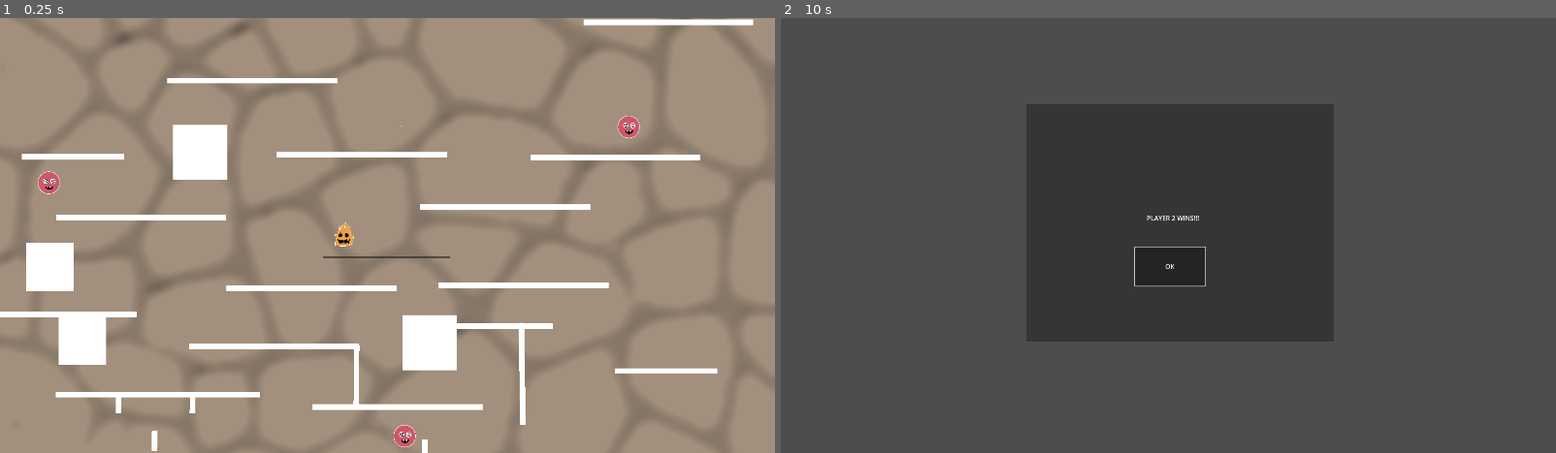
Above: before the commit, frames 1-2 (left to right).
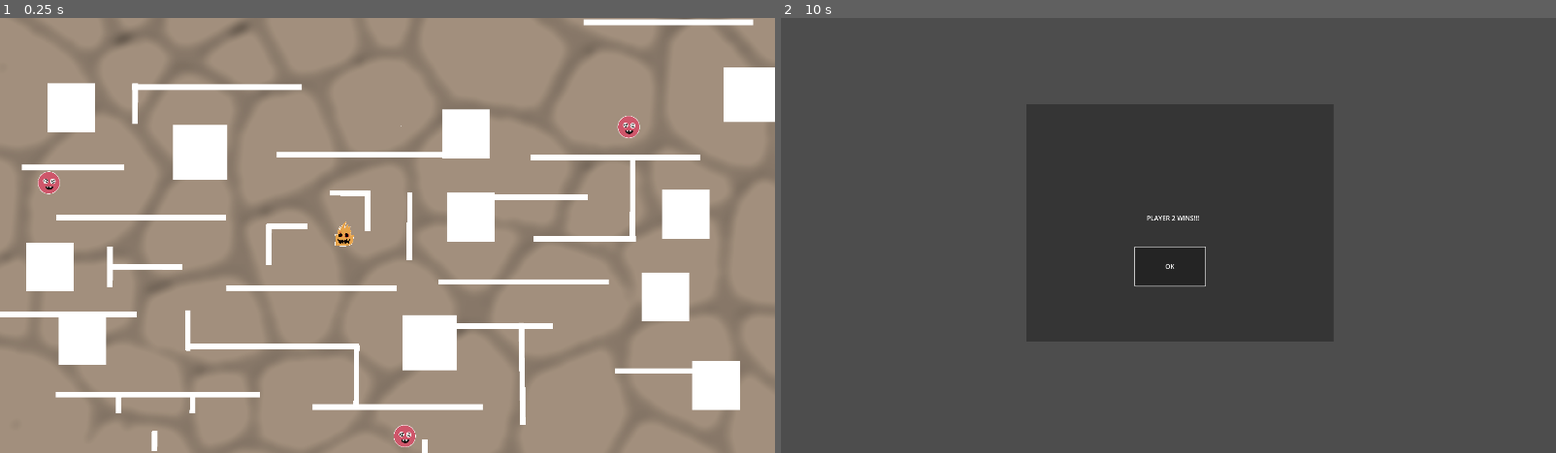
Above: after the commit, the same moments.

Repository: s-france/GGJ2024GoombaGame
Game: Godot game, scene res://scene2D.tscn
Same seed, same stepped clock (60 frames per second), same inputs: the game is played once before the commit and once after it. This scene is started directly instead of the project's main scene.
Inputs:
- Up to frame 1 (0.25 s): no input
- Up to frame 2 (10 s): tap Enter at 0.5, 2, 3.5 s; tap Space at 1.25, 2.75, 4.25 s

The runs differ from the first frame. In frame 1, 7.7% of the frame differs, in the area x 2-100%, y 11-91%; in frame 2, nothing differs.

Commit message:
level geometry

Diff:
--- a/GoombaGame/menu.tscn
+++ b/GoombaGame/menu.tscn
@@ -22,7 +22,7 @@
 position = Vector2(120, 16)
 scale = Vector2(-629.792, 23631.6)
 anchor_mode = 0
-zoom = Vector2(3.2, 3.2)
+zoom = Vector2(1.85, 1.85)
 
 [node name="Background" type="Sprite2D" parent="."]
 position = Vector2(608, 344)
@@ -96,8 +96,11 @@
 offset_top = 243.0
 offset_right = 358.0
 offset_bottom = 269.0
-text = "INSTRUCTIONS WILL BE HERE
-"
+text = "Player 1: Catch all of the Minions!
+Player 2: Evade player 1!
+
+L Stick: move
+L/R (P2):  switch characters"
 
 [node name="back" type="Button" parent="Instructions"]
 layout_mode = 0
--- a/GoombaGame/project.godot
+++ b/GoombaGame/project.godot
@@ -34,7 +34,6 @@
 
 window/size/viewport_width=1920
 window/size/viewport_height=1080
-window/size/mode=3
 window/size/initial_position_type=0
 
 [input]
--- a/GoombaGame/scene2D.tscn
+++ b/GoombaGame/scene2D.tscn
@@ -8,9 +8,6 @@
 [ext_resource type="AudioStream" uid="uid://0x0lrql8w2pk" path="res://TaggleTog2.wav" id="5_kawy7"]
 [ext_resource type="Script" path="res://Music.gd" id="6_x23r3"]
 
-[sub_resource type="RectangleShape2D" id="RectangleShape2D_8oryc"]
-size = Vector2(1262, 17)
-
 [sub_resource type="RectangleShape2D" id="RectangleShape2D_ivxac"]
 size = Vector2(186, 2685)
 
@@ -24,19 +21,6 @@
 position = Vector2(111, 25)
 scale = Vector2(4.64648, 4.41129)
 texture = ExtResource("2_vrev5")
-
-[node name="Platform" type="Panel" parent="."]
-offset_left = -633.0
-offset_top = 213.0
-offset_right = 622.0
-offset_bottom = 229.0
-
-[node name="StaticBody2D" type="StaticBody2D" parent="."]
-position = Vector2(-418, 213)
-
-[node name="CollisionShape2D" type="CollisionShape2D" parent="StaticBody2D"]
-position = Vector2(412, 7.5)
-shape = SubResource("RectangleShape2D_8oryc")
 
 [node name="Player" parent="." instance=ExtResource("1_f73e4")]
 position = Vector2(-425, 6)
@@ -118,6 +102,22 @@
 offset_right = 2872.0
 offset_bottom = -215.0
 
+[node name="StaticBody2D43" type="StaticBody2D" parent="."]
+position = Vector2(740, 282)
+scale = Vector2(0.599998, 1)
+
+[node name="CollisionShape2D" type="CollisionShape2D" parent="StaticBody2D43"]
+position = Vector2(2031, -244)
+scale = Vector2(0.360001, 0.559999)
+shape = SubResource("RectangleShape2D_b7m48")
+debug_color = Color(0, 0.6, 0.701961, 0.419608)
+
+[node name="ColorRect" type="ColorRect" parent="StaticBody2D43"]
+offset_left = 1187.0
+offset_top = -270.0
+offset_right = 2872.0
+offset_bottom = -215.0
+
 [node name="StaticBody2D28" type="StaticBody2D" parent="."]
 position = Vector2(-0.999878, 2481)
 scale = Vector2(0.599998, 1)
@@ -217,7 +217,8 @@
 offset_bottom = -215.0
 
 [node name="StaticBody2D8" type="StaticBody2D" parent="."]
-position = Vector2(-859, -33)
+position = Vector2(382, -134)
+scale = Vector2(0.559998, 1)
 
 [node name="CollisionShape2D" type="CollisionShape2D" parent="StaticBody2D8"]
 position = Vector2(2031, -244)
@@ -226,6 +227,40 @@
 debug_color = Color(0, 0.6, 0.701961, 0.419608)
 
 [node name="ColorRect" type="ColorRect" parent="StaticBody2D8"]
+offset_left = 1187.0
+offset_top = -270.0
+offset_right = 2872.0
+offset_bottom = -215.0
+
+[node name="StaticBody2D40" type="StaticBody2D" parent="."]
+position = Vector2(-16, -897)
+rotation = 1.57581
+scale = Vector2(0.399399, 1)
+
+[node name="CollisionShape2D" type="CollisionShape2D" parent="StaticBody2D40"]
+position = Vector2(2031, -244)
+scale = Vector2(0.360001, 0.559999)
+shape = SubResource("RectangleShape2D_b7m48")
+debug_color = Color(0, 0.6, 0.701961, 0.419608)
+
+[node name="ColorRect" type="ColorRect" parent="StaticBody2D40"]
+offset_left = 1187.0
+offset_top = -270.0
+offset_right = 2872.0
+offset_bottom = -215.0
+
+[node name="StaticBody2D42" type="StaticBody2D" parent="."]
+position = Vector2(2195, -1330)
+rotation = 1.57581
+scale = Vector2(0.479598, 1)
+
+[node name="CollisionShape2D" type="CollisionShape2D" parent="StaticBody2D42"]
+position = Vector2(2031, -244)
+scale = Vector2(0.360001, 0.559999)
+shape = SubResource("RectangleShape2D_b7m48")
+debug_color = Color(0, 0.6, 0.701961, 0.419608)
+
+[node name="ColorRect" type="ColorRect" parent="StaticBody2D42"]
 offset_left = 1187.0
 offset_top = -270.0
 offset_right = 2872.0
@@ -242,9 +277,9 @@
 
 [node name="ColorRect" type="ColorRect" parent="StaticBody2D9"]
 offset_left = 1187.0
-offset_top = -270.0
-offset_right = 2872.0
-offset_bottom = -215.0
+offset_top = -306.0
+offset_right = 2872.0
+offset_bottom = -251.0
 
 [node name="StaticBody2D10" type="StaticBody2D" parent="."]
 position = Vector2(233, -528)
@@ -400,6 +435,142 @@
 debug_color = Color(0, 0.6, 0.701961, 0.419608)
 
 [node name="ColorRect" type="ColorRect" parent="StaticBody2D17"]
+offset_left = 1187.0
+offset_top = -270.0
+offset_right = 2872.0
+offset_bottom = -215.0
+
+[node name="StaticBody2D34" type="StaticBody2D" parent="."]
+position = Vector2(-2987, -171)
+rotation = 1.5761
+scale = Vector2(0.239374, 1)
+
+[node name="CollisionShape2D" type="CollisionShape2D" parent="StaticBody2D34"]
+position = Vector2(2031, -244)
+scale = Vector2(0.360001, 0.559999)
+shape = SubResource("RectangleShape2D_b7m48")
+debug_color = Color(0, 0.6, 0.701961, 0.419608)
+
+[node name="ColorRect" type="ColorRect" parent="StaticBody2D34"]
+offset_left = 1187.0
+offset_top = -270.0
+offset_right = 2872.0
+offset_bottom = -215.0
+
+[node name="StaticBody2D36" type="StaticBody2D" parent="."]
+position = Vector2(-1413, -386)
+rotation = 1.5761
+scale = Vector2(0.239374, 1)
+
+[node name="CollisionShape2D" type="CollisionShape2D" parent="StaticBody2D36"]
+position = Vector2(2031, -244)
+scale = Vector2(0.360001, 0.559999)
+shape = SubResource("RectangleShape2D_b7m48")
+debug_color = Color(0, 0.6, 0.701961, 0.419608)
+
+[node name="ColorRect" type="ColorRect" parent="StaticBody2D36"]
+offset_left = 1187.0
+offset_top = -270.0
+offset_right = 2872.0
+offset_bottom = -215.0
+
+[node name="StaticBody2D45" type="StaticBody2D" parent="."]
+position = Vector2(-2738, -1792)
+rotation = 1.5761
+scale = Vector2(0.239374, 1)
+
+[node name="CollisionShape2D" type="CollisionShape2D" parent="StaticBody2D45"]
+position = Vector2(2031, -244)
+scale = Vector2(0.360001, 0.559999)
+shape = SubResource("RectangleShape2D_b7m48")
+debug_color = Color(0, 0.6, 0.701961, 0.419608)
+
+[node name="ColorRect" type="ColorRect" parent="StaticBody2D45"]
+offset_left = 1187.0
+offset_top = -270.0
+offset_right = 2872.0
+offset_bottom = -215.0
+
+[node name="StaticBody2D44" type="StaticBody2D" parent="."]
+position = Vector2(-2216, 461)
+rotation = 1.5761
+scale = Vector2(0.239374, 1)
+
+[node name="CollisionShape2D" type="CollisionShape2D" parent="StaticBody2D44"]
+position = Vector2(2031, -244)
+scale = Vector2(0.360001, 0.559999)
+shape = SubResource("RectangleShape2D_b7m48")
+debug_color = Color(0, 0.6, 0.701961, 0.419608)
+
+[node name="ColorRect" type="ColorRect" parent="StaticBody2D44"]
+offset_left = 1187.0
+offset_top = -270.0
+offset_right = 2872.0
+offset_bottom = -215.0
+
+[node name="StaticBody2D39" type="StaticBody2D" parent="."]
+position = Vector2(-435, -722)
+rotation = 1.5761
+scale = Vector2(0.239374, 1)
+
+[node name="CollisionShape2D" type="CollisionShape2D" parent="StaticBody2D39"]
+position = Vector2(2031, -244)
+scale = Vector2(0.360001, 0.559999)
+shape = SubResource("RectangleShape2D_b7m48")
+debug_color = Color(0, 0.6, 0.701961, 0.419608)
+
+[node name="ColorRect" type="ColorRect" parent="StaticBody2D39"]
+offset_left = 1187.0
+offset_top = -270.0
+offset_right = 2872.0
+offset_bottom = -215.0
+
+[node name="StaticBody2D35" type="StaticBody2D" parent="."]
+position = Vector2(-3297, 554)
+rotation = 0.0076375
+scale = Vector2(0.440895, 1)
+
+[node name="CollisionShape2D" type="CollisionShape2D" parent="StaticBody2D35"]
+position = Vector2(2031, -244)
+scale = Vector2(0.360001, 0.559999)
+shape = SubResource("RectangleShape2D_b7m48")
+debug_color = Color(0, 0.6, 0.701961, 0.419608)
+
+[node name="ColorRect" type="ColorRect" parent="StaticBody2D35"]
+offset_left = 1187.0
+offset_top = -270.0
+offset_right = 2872.0
+offset_bottom = -215.0
+
+[node name="StaticBody2D37" type="StaticBody2D" parent="."]
+position = Vector2(-1481, 152)
+rotation = 0.0076375
+scale = Vector2(0.239374, 1)
+
+[node name="CollisionShape2D" type="CollisionShape2D" parent="StaticBody2D37"]
+position = Vector2(2031, -244)
+scale = Vector2(0.360001, 0.559999)
+shape = SubResource("RectangleShape2D_b7m48")
+debug_color = Color(0, 0.6, 0.701961, 0.419608)
+
+[node name="ColorRect" type="ColorRect" parent="StaticBody2D37"]
+offset_left = 1187.0
+offset_top = -270.0
+offset_right = 2872.0
+offset_bottom = -215.0
+
+[node name="StaticBody2D38" type="StaticBody2D" parent="."]
+position = Vector2(-852, -176)
+rotation = 0.0076375
+scale = Vector2(0.239374, 1)
+
+[node name="CollisionShape2D" type="CollisionShape2D" parent="StaticBody2D38"]
+position = Vector2(2031, -244)
+scale = Vector2(0.360001, 0.559999)
+shape = SubResource("RectangleShape2D_b7m48")
+debug_color = Color(0, 0.6, 0.701961, 0.419608)
+
+[node name="ColorRect" type="ColorRect" parent="StaticBody2D38"]
 offset_left = 1187.0
 offset_top = -270.0
 offset_right = 2872.0
@@ -495,6 +666,102 @@
 offset_right = 2872.5
 offset_bottom = -216.964
 
+[node name="StaticBody2D46" type="StaticBody2D" parent="."]
+position = Vector2(-3699, 897)
+scale = Vector2(0.280001, 8.84)
+
+[node name="CollisionShape2D" type="CollisionShape2D" parent="StaticBody2D46"]
+position = Vector2(2031, -244)
+scale = Vector2(0.360001, 0.559999)
+shape = SubResource("RectangleShape2D_b7m48")
+debug_color = Color(0, 0.6, 0.701961, 0.419608)
+
+[node name="ColorRect" type="ColorRect" parent="StaticBody2D46"]
+offset_left = 1187.5
+offset_top = -271.964
+offset_right = 2872.5
+offset_bottom = -216.964
+
+[node name="StaticBody2D47" type="StaticBody2D" parent="."]
+position = Vector2(212, 1159)
+scale = Vector2(0.280001, 8.84)
+
+[node name="CollisionShape2D" type="CollisionShape2D" parent="StaticBody2D47"]
+position = Vector2(2031, -244)
+scale = Vector2(0.360001, 0.559999)
+shape = SubResource("RectangleShape2D_b7m48")
+debug_color = Color(0, 0.6, 0.701961, 0.419608)
+
+[node name="ColorRect" type="ColorRect" parent="StaticBody2D47"]
+offset_left = 1187.5
+offset_top = -271.964
+offset_right = 2872.5
+offset_bottom = -216.964
+
+[node name="StaticBody2D48" type="StaticBody2D" parent="."]
+position = Vector2(2691, 3659)
+scale = Vector2(0.280001, 8.84)
+
+[node name="CollisionShape2D" type="CollisionShape2D" parent="StaticBody2D48"]
+position = Vector2(2031, -244)
+scale = Vector2(0.360001, 0.559999)
+shape = SubResource("RectangleShape2D_b7m48")
+debug_color = Color(0, 0.6, 0.701961, 0.419608)
+
+[node name="ColorRect" type="ColorRect" parent="StaticBody2D48"]
+offset_left = 1187.5
+offset_top = -271.964
+offset_right = 2872.5
+offset_bottom = -216.964
+
+[node name="StaticBody2D50" type="StaticBody2D" parent="."]
+position = Vector2(2389, 1958)
+scale = Vector2(0.280001, 8.84)
+
+[node name="CollisionShape2D" type="CollisionShape2D" parent="StaticBody2D50"]
+position = Vector2(2031, -244)
+scale = Vector2(0.360001, 0.559999)
+shape = SubResource("RectangleShape2D_b7m48")
+debug_color = Color(0, 0.6, 0.701961, 0.419608)
+
+[node name="ColorRect" type="ColorRect" parent="StaticBody2D50"]
+offset_left = 1187.5
+offset_top = -271.964
+offset_right = 2872.5
+offset_bottom = -216.964
+
+[node name="StaticBody2D49" type="StaticBody2D" parent="."]
+position = Vector2(2188, 2779)
+scale = Vector2(0.280001, 8.84)
+
+[node name="CollisionShape2D" type="CollisionShape2D" parent="StaticBody2D49"]
+position = Vector2(2031, -244)
+scale = Vector2(0.360001, 0.559999)
+shape = SubResource("RectangleShape2D_b7m48")
+debug_color = Color(0, 0.6, 0.701961, 0.419608)
+
+[node name="ColorRect" type="ColorRect" parent="StaticBody2D49"]
+offset_left = 1187.5
+offset_top = -271.964
+offset_right = 2872.5
+offset_bottom = -216.964
+
+[node name="StaticBody2D41" type="StaticBody2D" parent="."]
+position = Vector2(261, 1984)
+scale = Vector2(0.280001, 8.84)
+
+[node name="CollisionShape2D" type="CollisionShape2D" parent="StaticBody2D41"]
+position = Vector2(2031, -244)
+scale = Vector2(0.360001, 0.559999)
+shape = SubResource("RectangleShape2D_b7m48")
+debug_color = Color(0, 0.6, 0.701961, 0.419608)
+
+[node name="ColorRect" type="ColorRect" parent="StaticBody2D41"]
+offset_left = 1187.5
+offset_top = -271.964
+offset_right = 2872.5
+offset_bottom = -216.964
+
 [node name="StaticBody2D24" type="StaticBody2D" parent="."]
 position = Vector2(-231, 3496)
 scale = Vector2(0.320001, 9.88)
@@ -511,8 +778,24 @@
 offset_right = 2872.5
 offset_bottom = -217.773
 
+[node name="StaticBody2D51" type="StaticBody2D" parent="."]
+position = Vector2(2953, 1032)
+scale = Vector2(0.320001, 9.88)
+
+[node name="CollisionShape2D" type="CollisionShape2D" parent="StaticBody2D51"]
+position = Vector2(2031, -244)
+scale = Vector2(0.360001, 0.559999)
+shape = SubResource("RectangleShape2D_b7m48")
+debug_color = Color(0, 0.6, 0.701961, 0.419608)
+
+[node name="ColorRect" type="ColorRect" parent="StaticBody2D51"]
+offset_left = 1187.5
+offset_top = -272.773
+offset_right = 2872.5
+offset_bottom = -217.773
+
 [node name="StaticBody2D21" type="StaticBody2D" parent="."]
-position = Vector2(-4333, -533)
+position = Vector2(-4333, -426)
 scale = Vector2(0.599998, 1)
 
 [node name="CollisionShape2D" type="CollisionShape2D" parent="StaticBody2D21"]
@@ -528,7 +811,7 @@
 offset_bottom = -215.0
 
 [node name="StaticBody2D22" type="StaticBody2D" parent="."]
-position = Vector2(-3366, -1289)
+position = Vector2(-3718, -1225)
 
 [node name="CollisionShape2D" type="CollisionShape2D" parent="StaticBody2D22"]
 position = Vector2(2031, -244)
Not shown: 1 places in GoombaGame/menu.tscn that only renumber resources
Not shown: 1 places in GoombaGame/p1wins.tscn that only renumber resources
Not shown: 1 places in GoombaGame/player2wins.tscn that only renumber resources
Not shown: 1 places in GoombaGame/scene2D.tscn that only renumber resources
